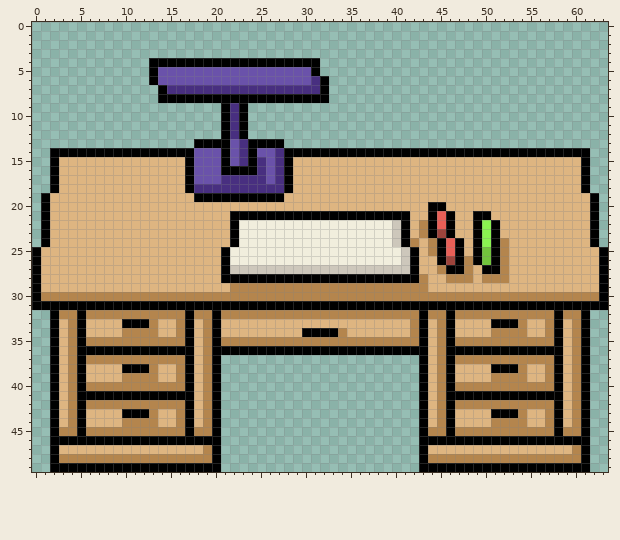
Two versions of one pixel-art sprite, Get your Bachelor's/Assets/House/Desk.png. Above: the version before the commit.
The file is 64x50 pixels. Colours within 5 levels of each other are drawn and written as one.
The same view after the edit:
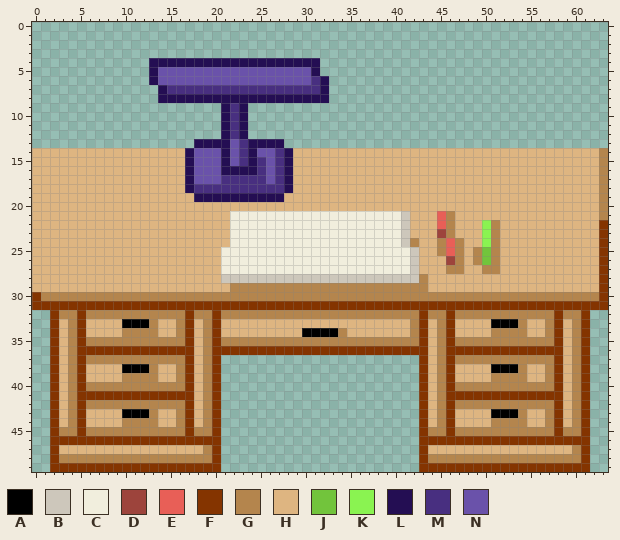
Palette (. is transparent): A #000000  B #cdc7bb  C #f1eedd  D #9d443c  E #e85f57  F #843400  G #b4854d  H #deb581  J #72c43c  K #8af351  L #240e53  M #482f80  N #6a52aa
Change:
y 4: x 13..31 AAAAAAAAAAAAAAAAAAA -> LLLLLLLLLLLLLLLLLLL
y 5: x 13 A -> L; x 31 A -> L
y 6: x 13 A -> L; x 32 A -> L
y 7: x 14 A -> L; x 32 A -> L
y 8: x 14..32 AAAAAAAAAAAAAAAAAAA -> LLLLLLLLLLLLLLLLLLL
y 9..12: x 21 A -> L; x 23 A -> L
y 13: x 18..21 AAAA -> LLLL; x 24..27 AAAA -> LLLL
y 14: x 0..17 ..AAAAAAAAAAAAAAAA -> HHHHHHHHHHHHHHHHHL; x 21 A -> L; x 24 A -> L; x 28..63 AAAAAAAAAAAAAAAAAAAAAAAAAAAAAAAAAA.. -> LHHHHHHHHHHHHHHHHHHHHHHHHHHHHHHHHHHG
y 15: x 0..2 ..A -> HHH; x 17 A -> L; x 21 A -> L; x 24 A -> L; x 28 A -> L; x 61..63 A.. -> HHG
y 16: x 0..2 ..A -> HHH; x 17 A -> L; x 21..24 AAAA -> LLLL; x 28 A -> L; x 61..63 A.. -> HHG
y 17..18: x 0..2 ..A -> HHH; x 17 A -> L; x 28 A -> L; x 61..63 A.. -> HHG
y 19: x 0..1 .A -> HH; x 18..27 AAAAAAAAAA -> LLLLLLLLLL; x 62..63 A. -> HG
y 20: x 0..1 .A -> HH; x 44..45 AA -> HH; x 62..63 A. -> HG
y 21: x 0..1 .A -> HH; x 22..41 AAAAAAAAAAAAAAAAAAAA -> CCCCCCCCCCCCCCCCCCCB; x 44 A -> H; x 46 A -> G; x 49..50 AA -> HH; x 62..63 A. -> HG
y 22..23: x 0..1 .A -> HH; x 22 A -> C; x 40..41 BA -> CB; x 43..44 GA -> HH; x 46 A -> G; x 49 A -> H; x 51 A -> G; x 62..63 A. -> HF
y 24: x 0..1 .A -> HH; x 22 A -> C; x 40..41 BA -> CB; x 44..45 GA -> HG; x 47 A -> G; x 49 A -> H; x 51..52 AG -> GH; x 62..63 A. -> HF
y 25: x 0 A -> H; x 21 A -> C; x 41..42 BA -> CB; x 44..45 GA -> HG; x 47 A -> G; x 49 A -> G; x 51..52 AG -> GH; x 63 A -> F
y 26: x 0 A -> H; x 21 A -> C; x 41..42 BA -> CB; x 45 A -> H; x 47..49 AGA -> GHG; x 51..52 AG -> GH; x 63 A -> F
y 27: x 0 A -> H; x 21..42 ABBBBBBBBBBBBBBBBBBBBA -> CCCCCCCCCCCCCCCCCCCCCB; x 45..48 GAAG -> HGGH; x 50..52 AAG -> GGH; x 63 A -> F
y 28: x 0 A -> H; x 21..42 AAAAAAAAAAAAAAAAAAAAAA -> BBBBBBBBBBBBBBBBBBBBBB; x 46..48 GGG -> HHH; x 50..52 GGG -> HHH; x 63 A -> F
y 29: x 0 A -> H; x 63 A -> F
y 30: x 0 A -> F; x 63 A -> F
y 31: x 0..63 AAAAAAAAAAAAAAAAAAAAAAAAAAAAAAAAAAAAAAAAAAAAAAAAAAAAAAAAAAAAAAAA -> FFFFFFFFFFFFFFFFFFFFFFFFFFFFFFFFFFFFFFFFFFFFFFFFFFFFFFFFFFFFFFFF
y 32..35: x 2 A -> F; x 5 A -> F; x 17 A -> F; x 20 A -> F; x 43 A -> F; x 46 A -> F; x 58 A -> F; x 61 A -> F
y 36: x 2 A -> F; x 5..17 AAAAAAAAAAAAA -> FFFFFFFFFFFFF; x 20..43 AAAAAAAAAAAAAAAAAAAAAAAA -> FFFFFFFFFFFFFFFFFFFFFFFF; x 46..58 AAAAAAAAAAAAA -> FFFFFFFFFFFFF; x 61 A -> F
y 37..40: x 2 A -> F; x 5 A -> F; x 17 A -> F; x 20 A -> F; x 43 A -> F; x 46 A -> F; x 58 A -> F; x 61 A -> F
y 41: x 2 A -> F; x 5..17 AAAAAAAAAAAAA -> FFFFFFFFFFFFF; x 20 A -> F; x 43 A -> F; x 46..58 AAAAAAAAAAAAA -> FFFFFFFFFFFFF; x 61 A -> F
y 42..45: x 2 A -> F; x 5 A -> F; x 17 A -> F; x 20 A -> F; x 43 A -> F; x 46 A -> F; x 58 A -> F; x 61 A -> F
y 46: x 2..20 AAAAAAAAAAAAAAAAAAA -> FFFFFFFFFFFFFFFFFFF; x 43..61 AAAAAAAAAAAAAAAAAAA -> FFFFFFFFFFFFFFFFFFF
y 47..48: x 2 A -> F; x 20 A -> F; x 43 A -> F; x 61 A -> F
y 49: x 2..20 AAAAAAAAAAAAAAAAAAA -> FFFFFFFFFFFFFFFFFFF; x 43..61 AAAAAAAAAAAAAAAAAAA -> FFFFFFFFFFFFFFFFFFF
Where, in picture pixels (left, top, right, bottom), the same in both pictures:
changed: (32, 58, 608, 472)
